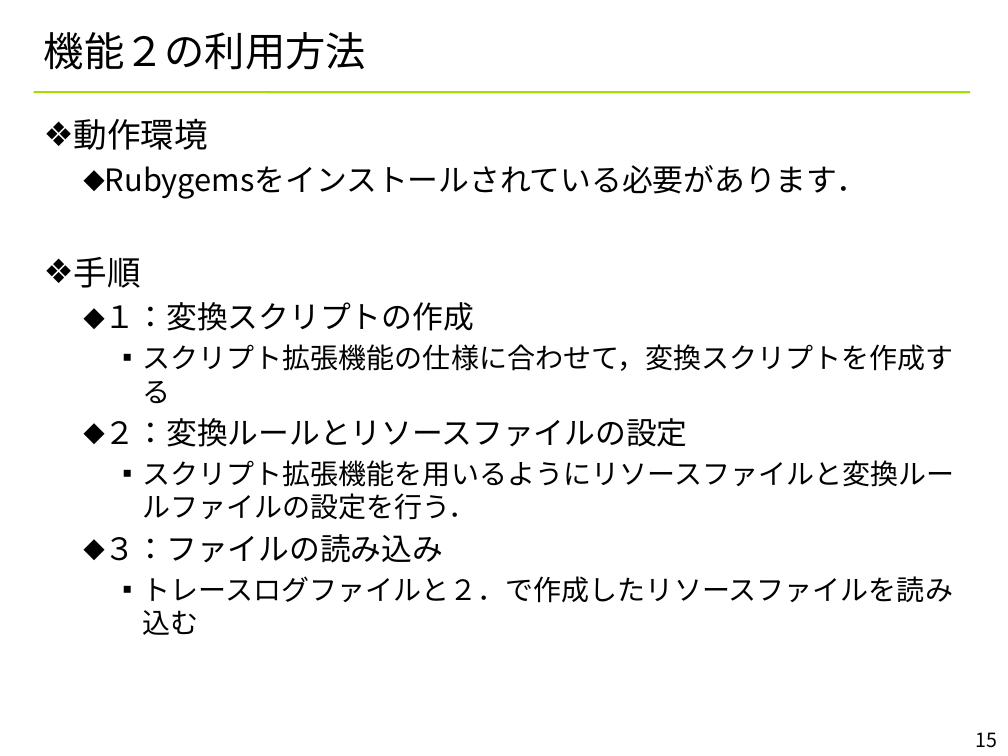
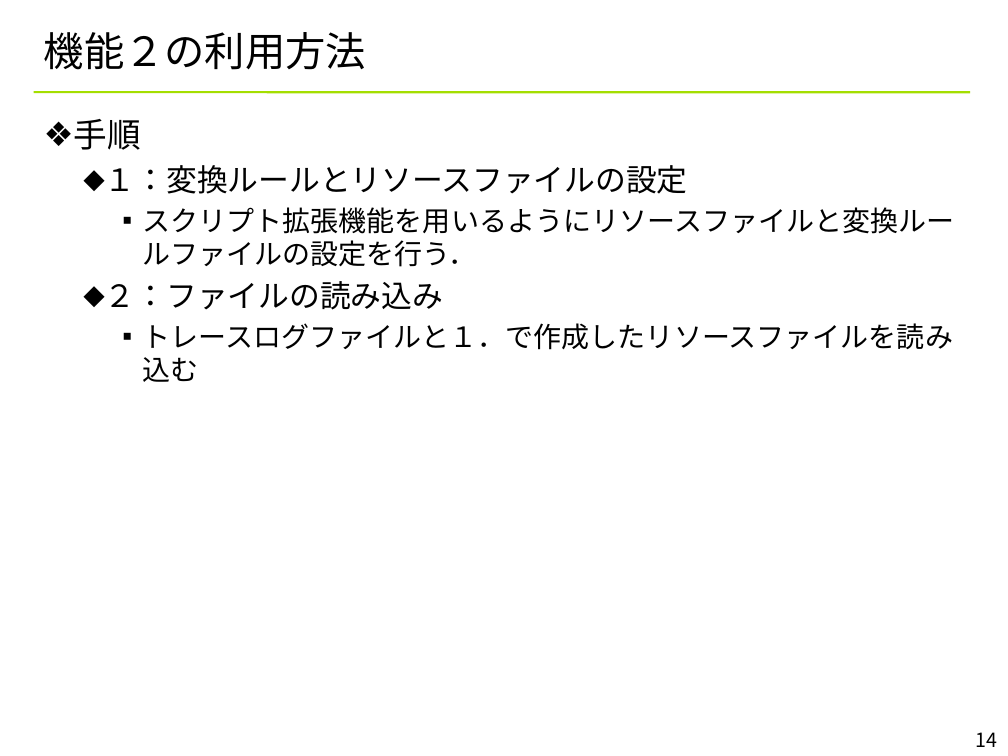
Before and after one commit to YixiaoLi/tlv4mc, a slide deck: slide 14 of doc/converter_manual.pptx (slide 15 before the commit). Drawn at 1008x756 pixels with LibreOffice and Linux fonts; fonts in the diff are those of the drawing; background and template pictures are left out. Boxes give left, top, right and bottom in pixels: in the first picture for what was removed or moved away, otherwise in the second. Text is boxed around its words. In the diff, an @@ line names an element or a change of style, - is before the commit and + after.

```diff
--- a/doc/converter_manual.pptx
+++ b/doc/converter_manual.pptx
@@ text at box(74, 118, 867, 199): paragraphs removed @@
-❖ 動作環境
-  ⬥ Rubygemsをインストールされている必要があります．
@@ text at box(105, 165, 688, 194): text changed @@
-  ⬥ １：変換スクリプトの作成
-    ▪ スクリプト拡張機能の仕様に合わせて，変換スクリプトを作成する
-  ⬥ ２：変換ルールとリソースファイルの設定
+  ⬥ １：変換ルールとリソースファイルの設定
@@ text at box(105, 281, 954, 382): text changed @@
-  ⬥ ３：ファイルの読み込み
-    ▪ トレースログファイルと２．で作成したリソースファイルを読み込む
+  ⬥ ２：ファイルの読み込み
+    ▪ トレースログファイルと１．で作成したリソースファイルを読み込む
@@ page number at box(976, 732, 998, 747): text changed @@
-15
+14
```
Also in this commit, not shown: 10 other slides changed, 2 slides added, 2 slides removed.
